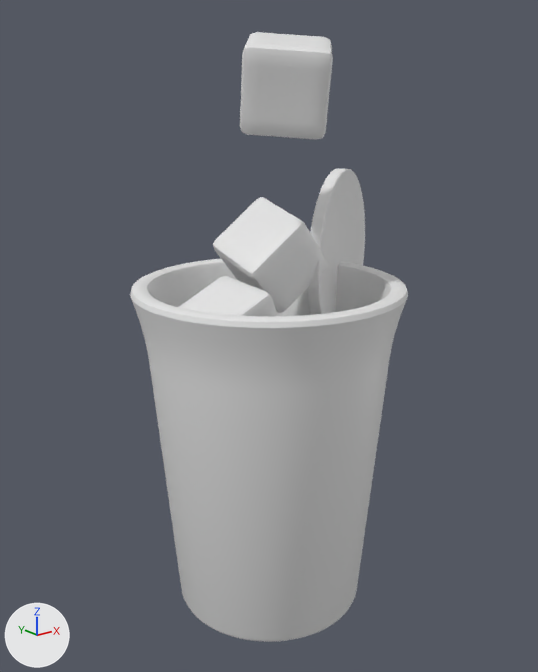
The OBJ model public/assets/drink-baked/blog0032.obj: old version first, new version second.
Before and after are seen from a 50 mm camera at (-4.79, -5.99, 5.51) aimed at (0.16, 0.2, 3.04). Arrows for +X, +Y and +Z are at lower left; the lights stay in place. The picture after the commit comes second. Where no turn or scale is listed for an object, it has been applied to the vertices.

Before the edit, the objects in view are built like this:
```python
me_circle_001 = bpy.data.meshes.new('Circle.001')
me_circle_001.from_pydata(...)  # 834 vertices, 832 faces; spans x 0.5..2.3, y -0.15..0.97, z 2.77..4.78
me_cube_001 = bpy.data.meshes.new('Cube.001')
me_cube_001.from_pydata(...)  # 386 vertices, 384 faces; spans x -1.02..0.01, y -0.414..0.442, z 2.713..3.769
me_cube_002 = bpy.data.meshes.new('Cube.002')
me_cube_002.from_pydata(...)  # 386 vertices, 384 faces; spans x -0.299..0.785, y -0.234..0.781, z 3.323..4.531
me_cube_003 = bpy.data.meshes.new('Cube.003')
me_cube_003.from_pydata(...)  # 386 vertices, 384 faces; spans x -0.579..0.556, y -0.87..0.321, z 5.182..6.156
me_cylinder = bpy.data.meshes.new('Cylinder')
me_cylinder.from_pydata(...)  # 960 vertices, 898 faces; spans x -1.44..1.44, y -1.44..1.44, z 0.0..3.71
me_plane = bpy.data.meshes.new('Plane')
me_plane.from_pydata(...)  # 244 vertices, 66 faces; spans x -1.31..1.31, y -1.31..1.31, z 3.03..3.1
ob_circle_001 = bpy.data.objects.new('Circle.001', me_circle_001)
ob_circle_001.location = (0.0, 0.0, 0.0)
ob_cube_001 = bpy.data.objects.new('Cube.001', me_cube_001)
ob_cube_001.location = (0.0, 0.0, 0.0)
ob_cube_002 = bpy.data.objects.new('Cube.002', me_cube_002)
ob_cube_002.location = (0.0, 0.0, 0.0)
ob_cube_003 = bpy.data.objects.new('Cube.003', me_cube_003)
ob_cube_003.location = (0.0, 0.0, 0.0)
ob_cylinder = bpy.data.objects.new('Cylinder', me_cylinder)
ob_cylinder.location = (0.0, 0.0, 0.0)
ob_plane = bpy.data.objects.new('Plane', me_plane)
ob_plane.location = (0.0, 0.0, 0.0)
```
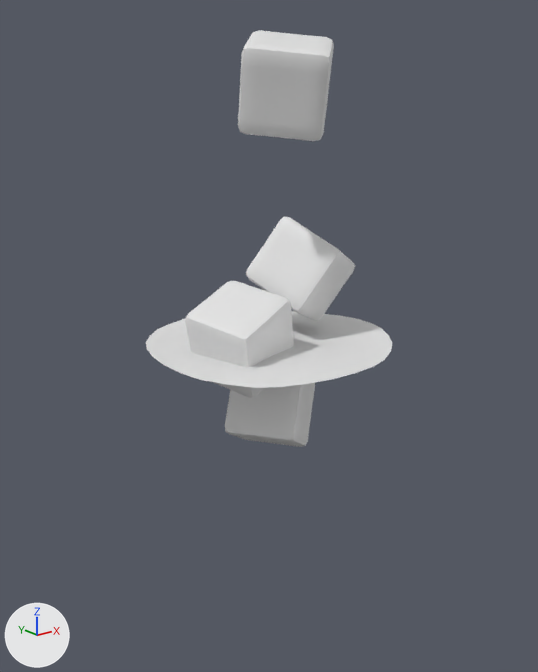
Location of each change, [x1, y1, x2, y2] in pixels of the pictures (538 x 672 px; the box of a moved part takes in the faces that stretch with it):
'Cylinder', deleted: before [130, 259, 408, 642]
'Cube.002', reshaped (10% shorter): before [213, 197, 328, 313]; after [246, 217, 355, 321]
'Cube.003', reshaped: before [240, 32, 333, 140]; after [238, 30, 334, 141]
'Cube.001', reshaped: before [178, 276, 278, 316]; after [185, 281, 294, 398]
'Circle.001', deleted: before [308, 168, 365, 315]
part 4 of me_plane, moved or reshaped (not visible before): after [146, 311, 392, 388]
'Cube', unchanged, uncovered by the edit: after [225, 383, 315, 447]

What the commit changed:
me_cube_001 is used by ob_cube_001; location (0.0, 0.0, 0.0).
me_cube_001 had 386 vertices, 384 faces and spanned x -1.02..0.01, y -0.414..0.442, z 2.713..3.769.
me_cube_001 now has 386 vertices, 384 faces and spans x -0.962..0.139, y -0.584..0.468, z 2.667..3.719.
me_cube_001 part 1: the whole mesh is multiplied about its middle by the matrix ((0.96, -0.261, 0.104), (0.266, 0.963, -0.034), (-0.091, 0.06, 0.994)), then moved by (0.093, -0.072, -0.048).
me_cube_002 is used by ob_cube_002; location (0.0, 0.0, 0.0).
me_cube_002 had 386 vertices, 384 faces and spanned x -0.299..0.785, y -0.234..0.781, z 3.323..4.531.
me_cube_002 now has 386 vertices, 384 faces and spans x -0.016..1.176, y -0.427..0.725, z 3.13..4.34.
me_cube_002 part 2: the whole mesh is multiplied about its middle by the matrix ((0.586, 0.731, 0.35), (-0.745, 0.316, 0.588), (0.319, -0.605, 0.73)), then moved by (0.337, -0.124, -0.192).
me_cube_003 is used by ob_cube_003; location (0.0, 0.0, 0.0).
me_cube_003 had 386 vertices, 384 faces and spanned x -0.579..0.556, y -0.87..0.321, z 5.182..6.156.
me_cube_003 now has 386 vertices, 384 faces and spans x -0.583..0.559, y -0.878..0.329, z 5.167..6.171.
me_cube_003 part 3: the whole mesh is multiplied about its middle by the matrix ((0.999, 0.041, 0.0), (-0.041, 0.998, -0.043), (-0.002, 0.043, 0.999)).
me_plane is used by ob_plane; location (0.0, 0.0, 0.0).
me_plane had 244 vertices, 66 faces and spanned x -1.31..1.31, y -1.31..1.31, z 3.03..3.1.
me_plane now has 224 vertices, 165 faces and spans x -1.31..1.31, y -1.31..1.31, z 3.03..3.1.
me_plane part 4: 18 vertices moved from x -1.28..1.28, y -1.31..1.31, z 3.05..3.07 to x -1.29..1.29, y -1.31..1.31, z 3.04..3.07; 168 vertices removed from x -1.3..1.3, y -1.3..1.3, z 3.03..3.09; 148 vertices added at x -1.31..1.31, y -1.29..1.29, z 3.03..3.09.
Object 'Circle.001' (ob_circle_001) is deleted.
Object 'Cylinder' (ob_cylinder) is deleted.
